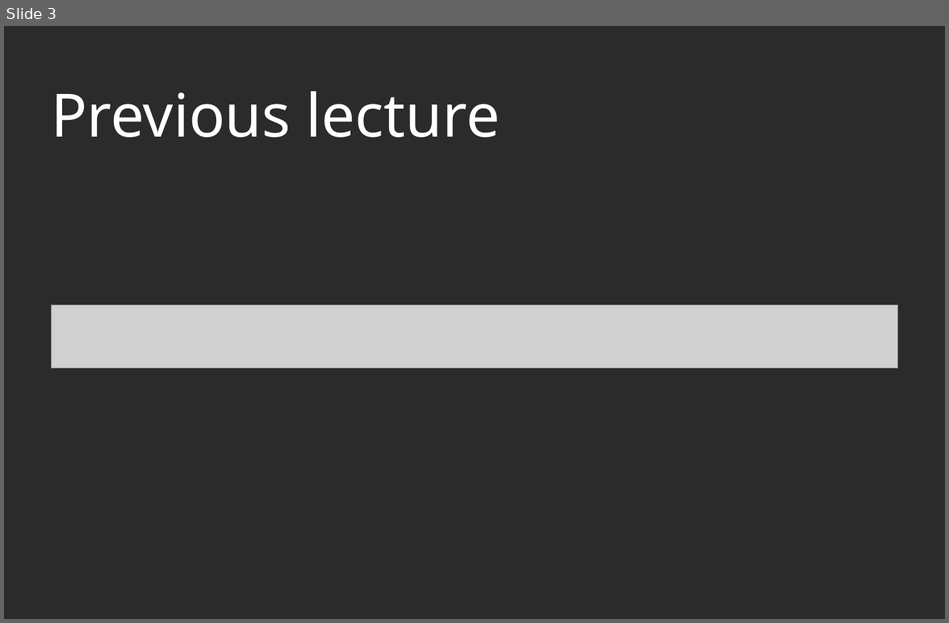
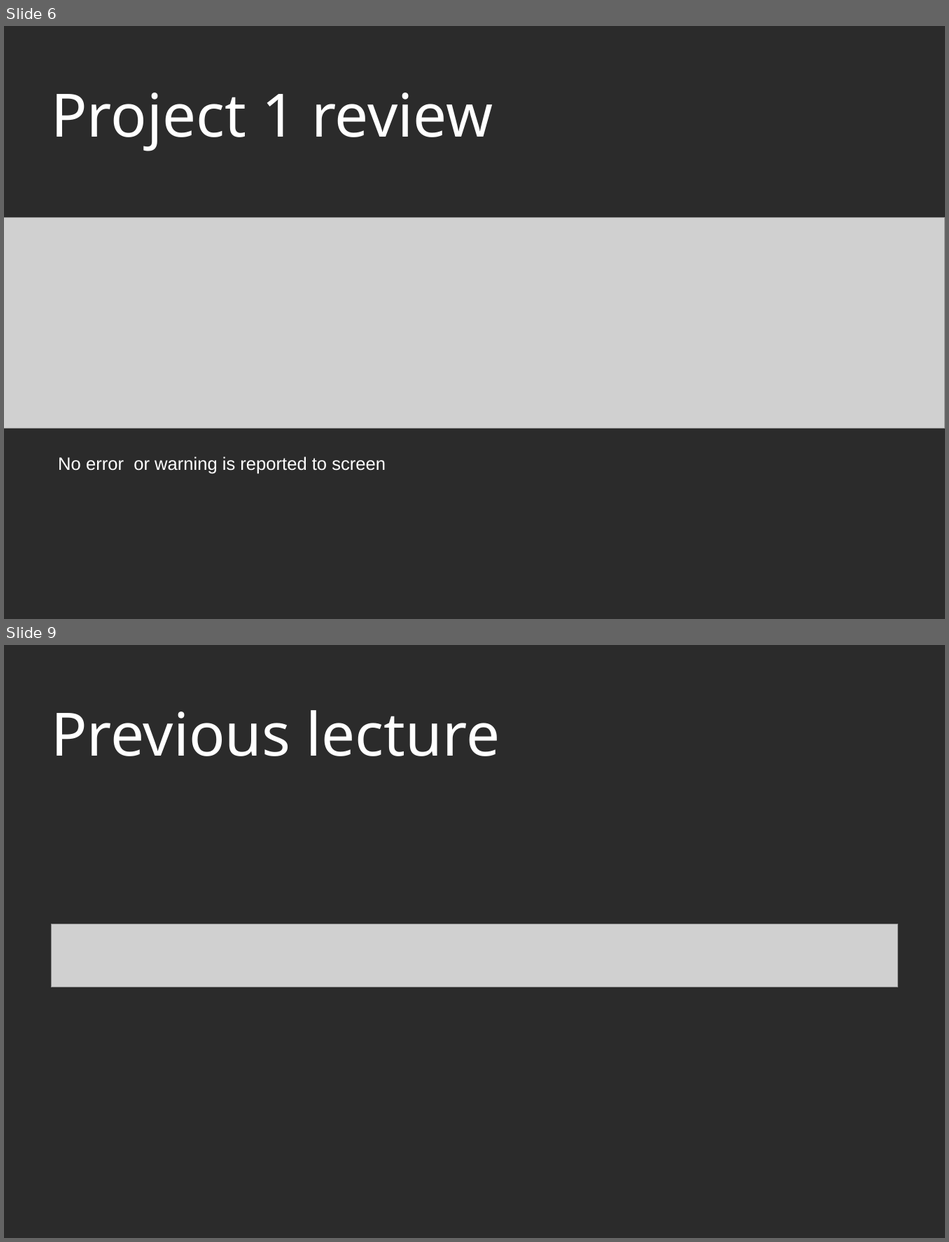
Before and after one commit to PabloMosUU/UssPython, a slide deck: LectureNotes/Module11/11 Accessing Remote Resources presentation.odp. Shown one above the other, each under a label of ours: slide 3 before the commit, slides 6 and 9 after it; the slides between them are not shown. The pictures are 949x623 and 949x1242 pixels, drawn with LibreOffice and Linux fonts; fonts in the diff are those of the drawing; grey boxes stand for pictures; background and template pictures are left out; a plain dark background stands for a picture behind light text. Boxes give left, top, right and bottom in pixels: in the first picture for what was removed or moved away, otherwise in the second. Text is boxed around its words. In the diff, an @@ line names an element or a change of style, - is before the commit and + after.

```diff
--- a/LectureNotes/Module11/11 Accessing Remote Resources presentation.odp
+++ b/LectureNotes/Module11/11 Accessing Remote Resources presentation.odp
@@ slide 6 added at [4, 26, 945, 619], background picture (left out) @@
@@ title added at [51, 92, 493, 151], 60 pt, text #FFFFFF @@
+Project 1 review
@@ picture added at [4, 218, 945, 428] @@
@@ text added at [58, 456, 386, 474], 18 pt, text #FFFFFF @@
+No error or warning is reported to screen
@@ what was slide 3 is now slide 9 @@
```
Also in this commit, not shown: 4 slides changed, 23 other slides added, 10 slides removed, 17 other files.
